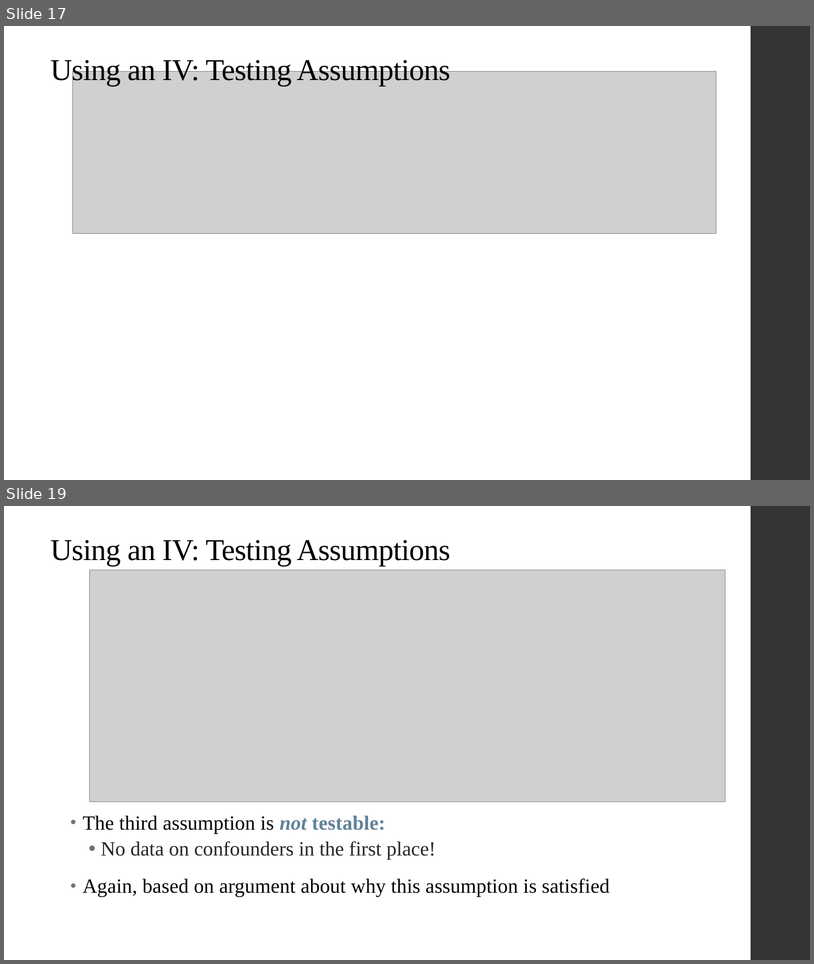
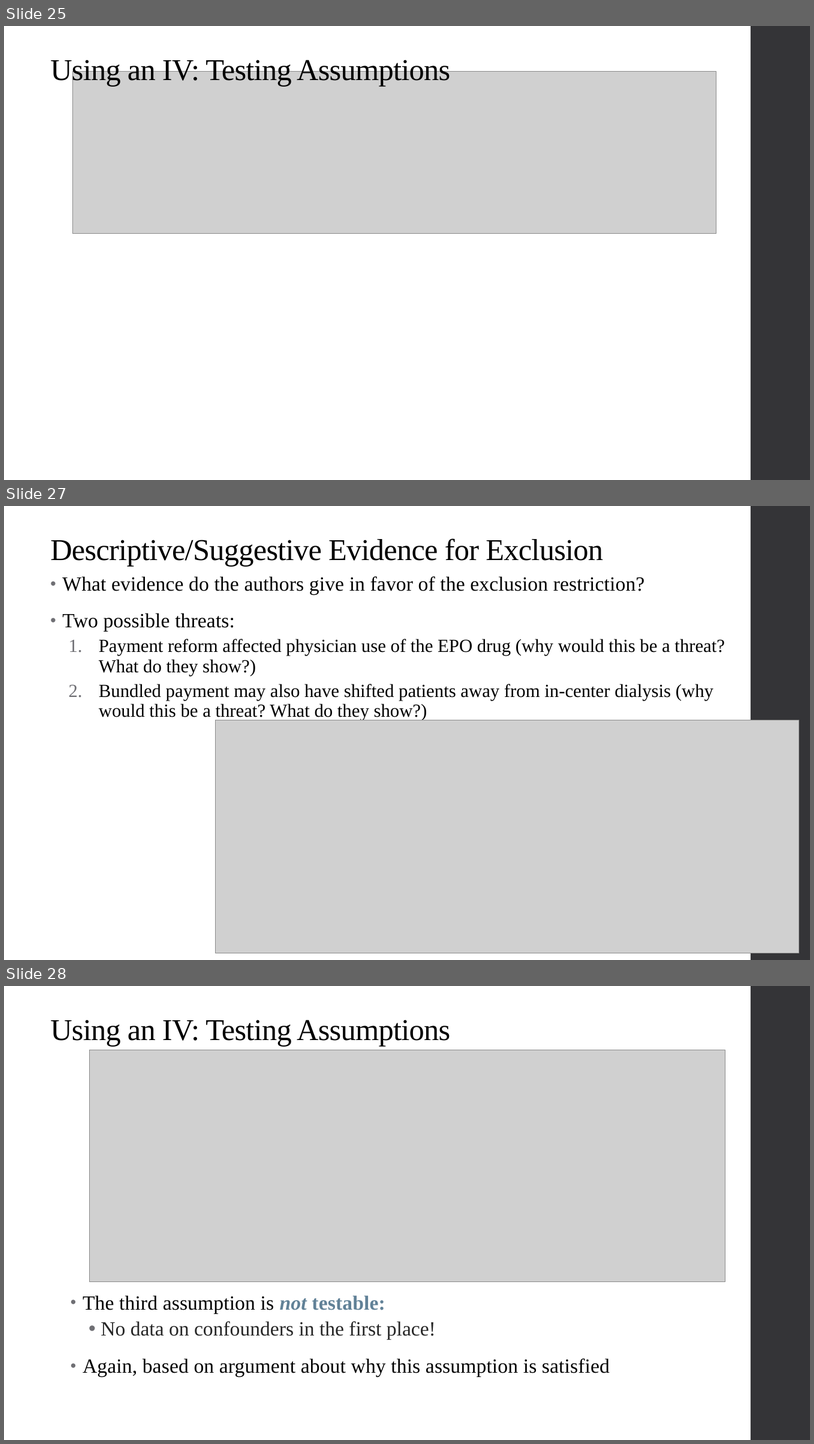
Before and after one commit to alex-hoagland/HAD5744, a slide deck: Lecture08_IV2/Lecture08_IVEstimation2.pptx. Shown one above the other, each under a label of ours: slides 17 and 19 before the commit, slides 25, 27 and 28 after it; the slides between them are not shown. The pictures are 814x964 and 814x1444 pixels, drawn with LibreOffice and Linux fonts; fonts in the diff are those of the drawing; grey boxes stand for pictures. Boxes give left, top, right and bottom in pixels: in the first picture for what was removed or moved away, otherwise in the second. Text is boxed around its words. In the diff, an @@ line names an element or a change of style, - is before the commit and + after.

```diff
--- a/Lecture08_IV2/Lecture08_IVEstimation2.pptx
+++ b/Lecture08_IV2/Lecture08_IVEstimation2.pptx
@@ slide 27 added at [4,506,810,960], background #FFFFFF; not listed: 1 template element that a slide beside it also shows @@
@@ title added at [50,538,603,566], 36 pt, text #000000 @@
+Descriptive/Suggestive Evidence for Exclusion
@@ text added at [62,576,725,720], 22 pt, text #000000 @@
+• What evidence do the authors give in favor of the exclusion restriction?
+• Two possible threats:
+  1. Payment reform affected physician use of the EPO drug (why would this be a threat? What do they show?)
+  2. Bundled payment may also have shifted patients away from in-center dialysis (why would this be a threat? What do they show?)
@@ picture added at [216,720,800,952] @@
@@ what was slide 17 is now slide 25 @@
@@ what was slide 19 is now slide 28 @@
```
Also in this commit, not shown: 9 slides changed, 21 other slides added, 3 slides removed, 5 other files.
